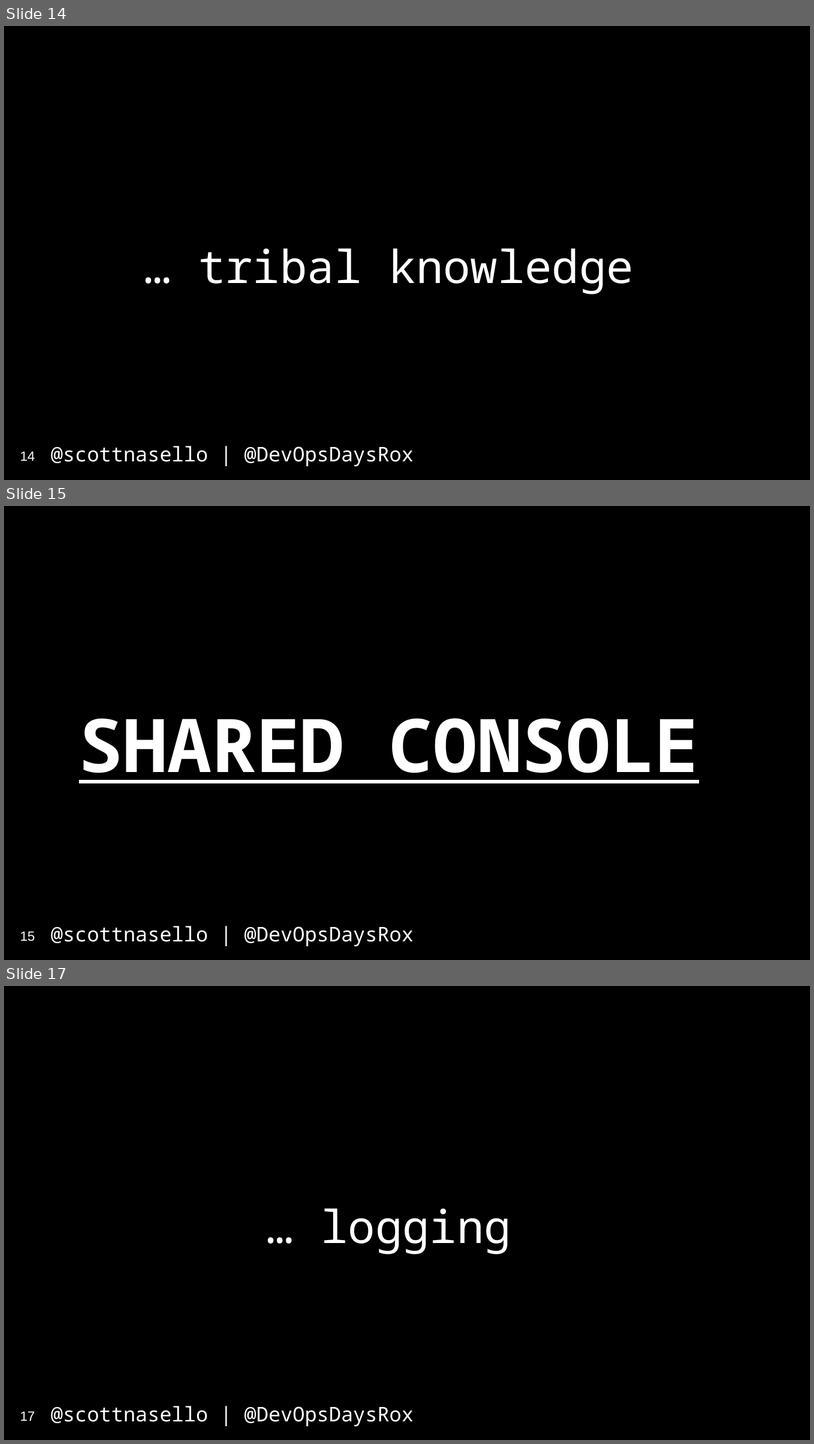
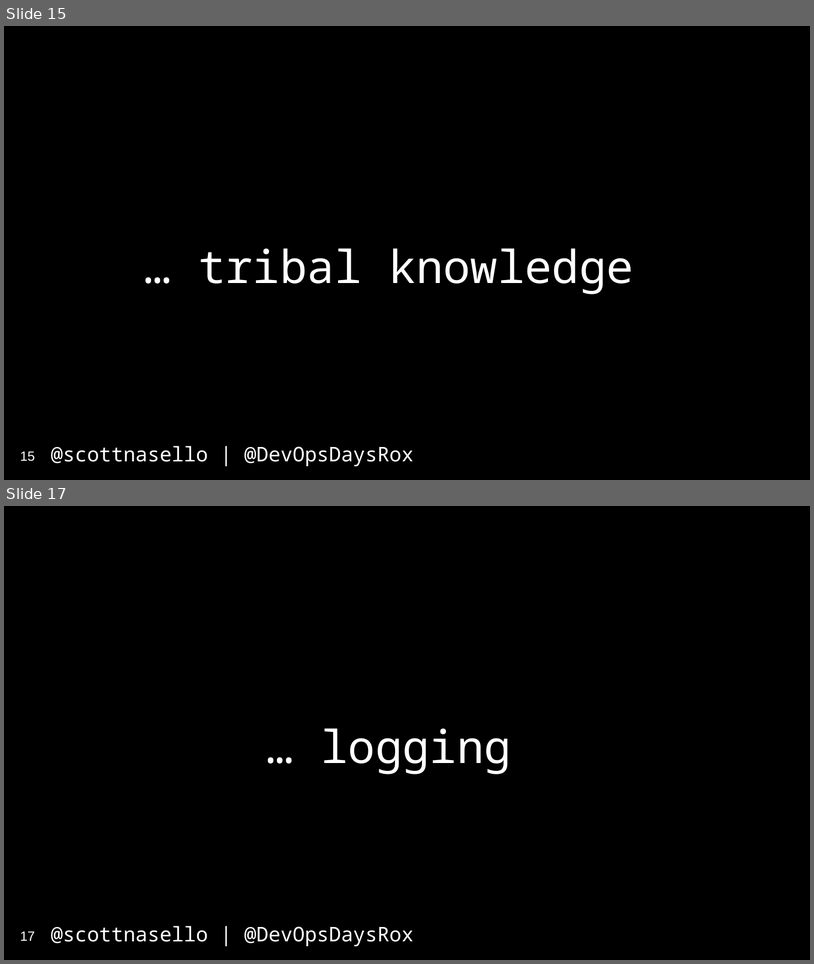
Before and after one commit to scottnasello/talks, a slide deck: 2017-04-10 Denver DevOpsDays/DevOpsDays Denver.pptx. Shown one above the other, each under a label of ours: slides 14, 15 and 17 before the commit, slides 15 and 17 after it; the slides between them are not shown. The pictures are 814x1444 and 814x964 pixels, drawn with LibreOffice and Linux fonts; fonts in the diff are those of the drawing. Boxes give left, top, right and bottom in pixels: in the first picture for what was removed or moved away, otherwise in the second. Text is boxed around its words. In the diff, an @@ line names an element or a change of style, - is before the commit and + after.

```diff
--- a/2017-04-10 Denver DevOpsDays/DevOpsDays Denver.pptx
+++ b/2017-04-10 Denver DevOpsDays/DevOpsDays Denver.pptx
@@ slide 15 removed at <box>4,506,810,960</box>, background #000000; not listed: 1 template element that a slide beside it also shows @@
@@ title removed at <box>79,718,699,783</box> @@
-SHARED CONSOLE
@@ page number removed at <box>20,931,35,941</box> @@
-15
@@ what was slide 14 is now slide 15 @@
@@ page number at <box>20,451,35,461</box>: text changed @@
-14
+15
```
Also in this commit, not shown: 1 slide changed, 5 slides added, 4 other slides removed.
